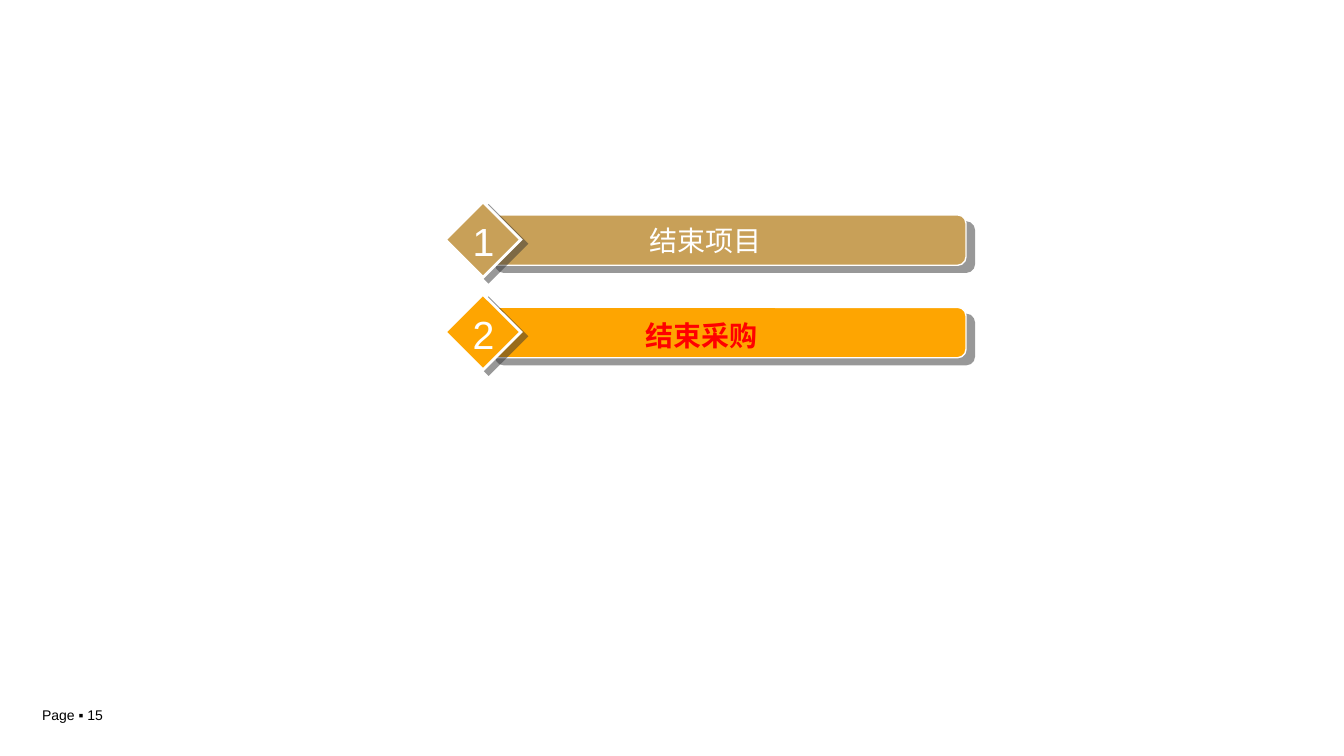
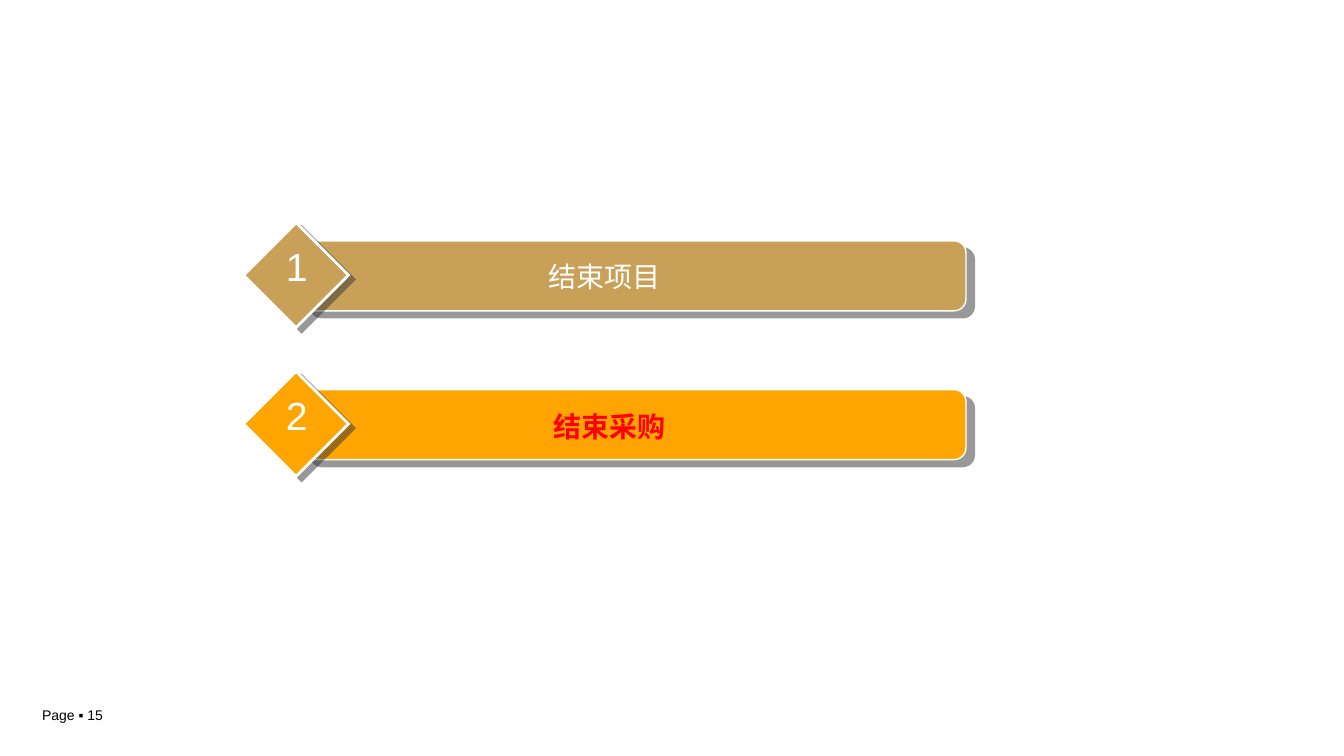
Before and after one commit to DongChengXiao/It_Project_Management, a slide deck: slide 15 of 第5章 项目收尾.pptx. Drawn at 1344x756 pixels with LibreOffice and Linux fonts; fonts in the diff are those of the drawing; background and template pictures are left out. Boxes give left, top, right and bottom in pixels: in the first picture for what was removed or moved away, otherwise in the second. Text is boxed around its words. In the diff, an @@ line names an element or a change of style, - is before the commit and + after.

Commit message:
项目收尾

```diff
--- a/第5章 项目收尾.pptx
+++ b/第5章 项目收尾.pptx
@@ diamond: place and size @@
-diamond at <box>446,202,521,277</box>
+diamond at <box>244,223,349,328</box>
@@ text "1": place and size @@
-text "1" at <box>473,229,495,256</box>
+text "1" at <box>286,254,308,281</box>
@@ rounded rectangle: place and size @@
-rounded rectangle at <box>487,215,966,265</box>
+rounded rectangle at <box>302,241,967,311</box>
@@ text "结束项目": place and size @@
-text "结束项目" at <box>649,227,761,253</box>
+text "结束项目" at <box>549,263,661,289</box>
@@ diamond removed at <box>446,294,521,370</box> @@
@@ diamond added at <box>244,372,349,477</box>, fill #FEA501, outline #FFFFFF 2 pt @@
@@ text "2" rewrapped from <box>473,321,495,357</box> to <box>286,402,308,430</box> @@
@@ rounded rectangle: place and size @@
-rounded rectangle at <box>487,308,966,358</box>
+rounded rectangle at <box>302,390,967,460</box>
@@ text "结束采购": place and size @@
-text "结束采购" at <box>645,322,757,349</box>
+text "结束采购" at <box>553,413,665,440</box>
```
Also in this commit, not shown: 9 other slides changed.
